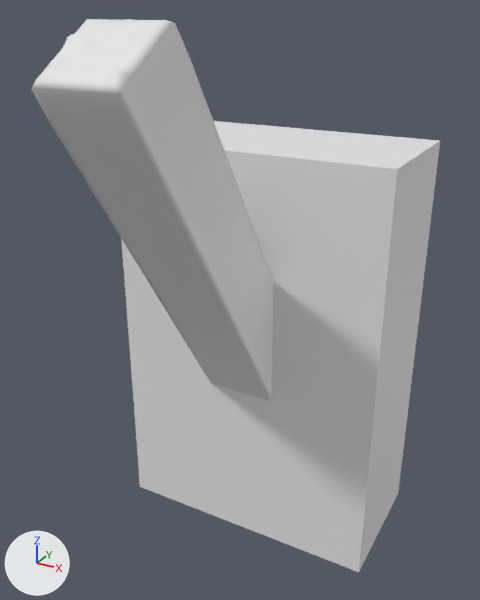
The OBJ model escape-home/meshes/lever.obj as it was, and as the next commit left it.
The view is the same before and after, from a 50 mm camera at (0.202, -0.417, 0.233) aimed at (0.006, -0.062, 0.055). The axes (+X, +Y, +Z) are drawn at lower left. The lights are the same throughout. The older version comes first. Where no turn or scale is listed for an object, it has been applied to the vertices.

Script lines for the objects in view, before the commit:
```python
me_cube = bpy.data.meshes.new('Cube')
me_cube.from_pydata(...)  # 1538 vertices, 1536 faces; spans x -0.1..0.1, y -0.05..0.05, z -0.15..0.15
me_cube.materials.append(mat_material)  # white #e7e7e7
me_cube_001 = bpy.data.meshes.new('Cube.001')
me_cube_001.from_pydata(...)  # 1538 vertices, 1536 faces; spans x -0.025..0.025, y -0.196..0.008, z -0.049..0.228
me_cube_001.materials.append(mat_material)  # white #e7e7e7
ob_cube = bpy.data.objects.new('Cube', me_cube)
ob_cube.location = (0.0, 0.0, 0.0)
ob_cube_001 = bpy.data.objects.new('Cube.001', me_cube_001)
ob_cube_001.location = (0.0, 0.0, 0.0)
```
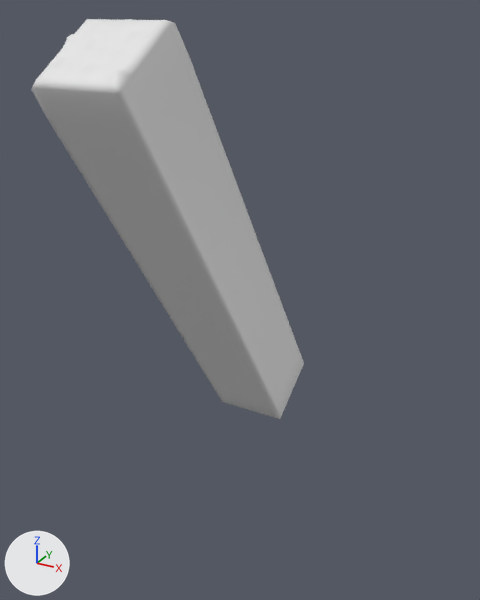
Commit message: reimported the lever as 2 separate objects

Pixel boxes (x1, y1, x2, y2) of what changed, in the pictures (480 x 600 px):
'Cube', deleted: before (121, 121, 440, 572)

The change, as a list of edits to the scene's bpy script:
```text
Remove ob_cube:
    ob_cube = bpy.data.objects.new('Cube', me_cube)
    ob_cube.location = (0.0, 0.0, 0.0)
```
